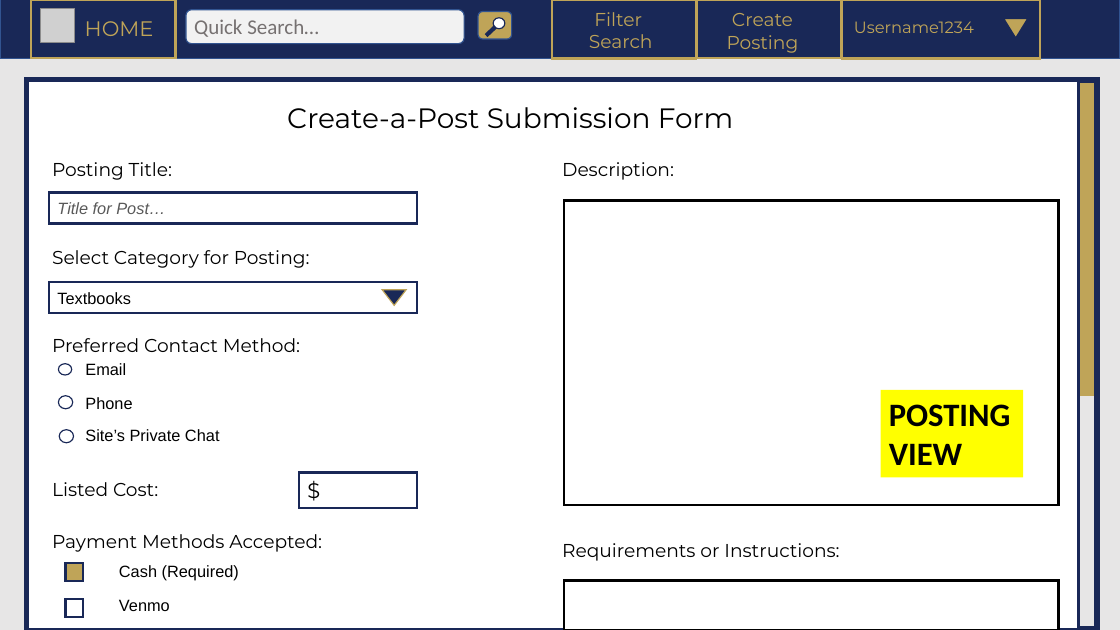
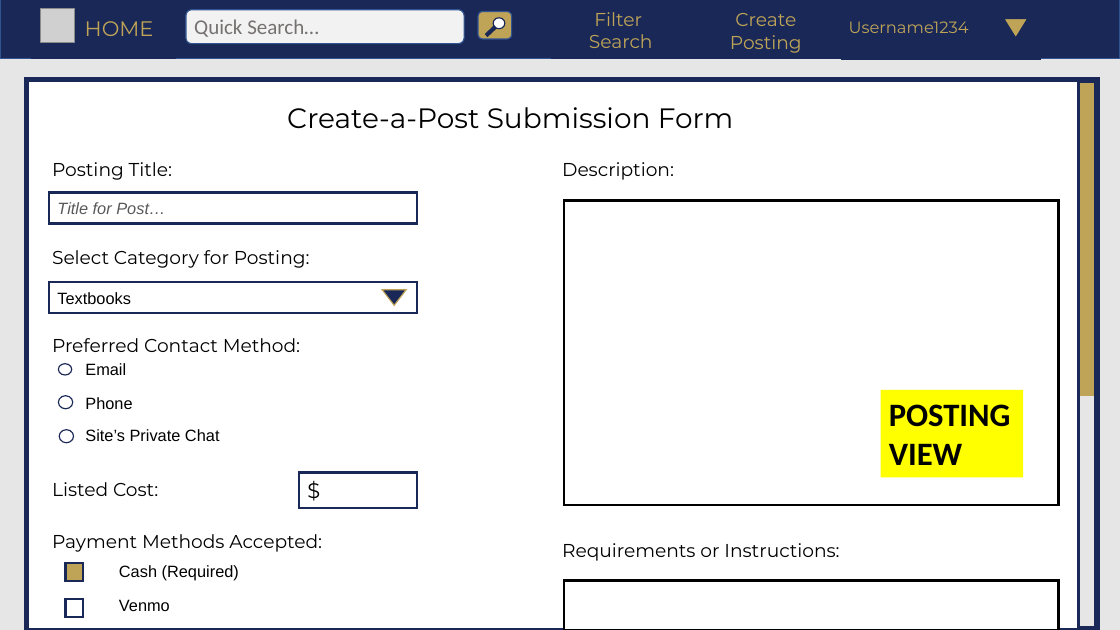
Before and after one commit to amm414/CS1530-Software-Engineering-Project, a slide deck: slide 2 of documentation/Mockups/powerpoint-pdf-mocks/mock-views.pptx. Drawn at 1120x630 pixels with LibreOffice and Linux fonts; fonts in the diff are those of the drawing; grey boxes stand for pictures; background and template pictures are left out. Boxes give left, top, right and bottom in pixels: in the first picture for what was removed or moved away, otherwise in the second. Text is boxed around its words. In the diff, an @@ line names an element or a change of style, - is before the commit and + after.

Commit message:
Update mock-views.pptx
changed the navbar to be all one color
the color scheme will change if mouse is "hovering" over it

```diff
--- a/documentation/Mockups/powerpoint-pdf-mocks/mock-views.pptx
+++ b/documentation/Mockups/powerpoint-pdf-mocks/mock-views.pptx
@@ rectangle at [31, 0, 176, 58]: outline #BFA458 2 pt to #192857 0.25 pt @@
@@ rectangle at [552, 0, 697, 58]: fill none to #192857; outline #BFA458 2 pt to #192857 0.5 pt @@
@@ rectangle at [697, 0, 841, 59]: outline #BFA458 2 pt to #192857 1 pt @@
@@ text "Username1234": place and size @@
-text "Username1234" at [854, 21, 974, 33]
+text "Username1234" at [849, 21, 969, 33]
@@ rectangle at [842, 1, 1040, 58]: outline #BFA458 2 pt to #192857 2 pt @@
```
Also in this commit, not shown: 1 other slide changed.
